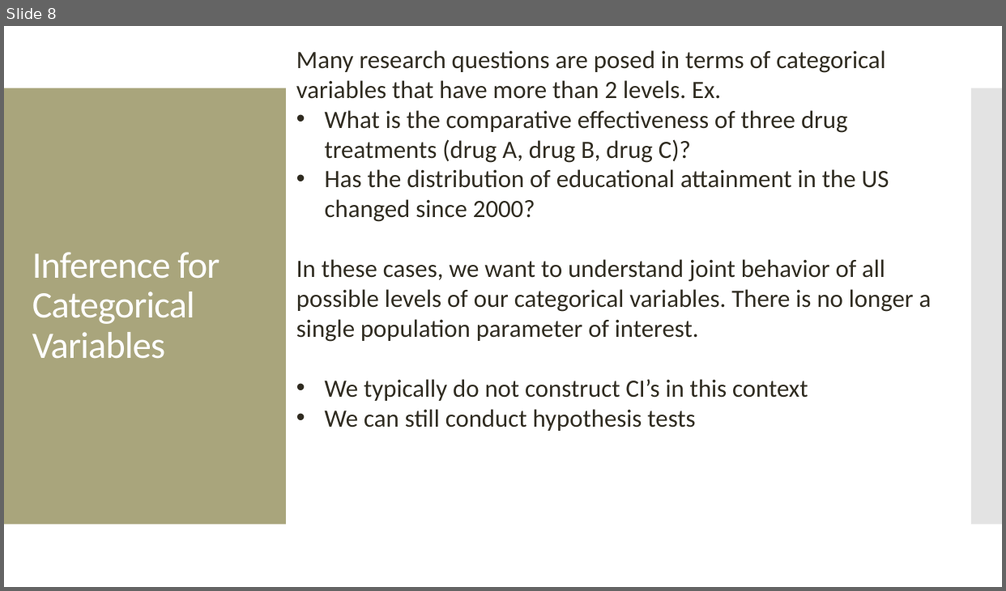
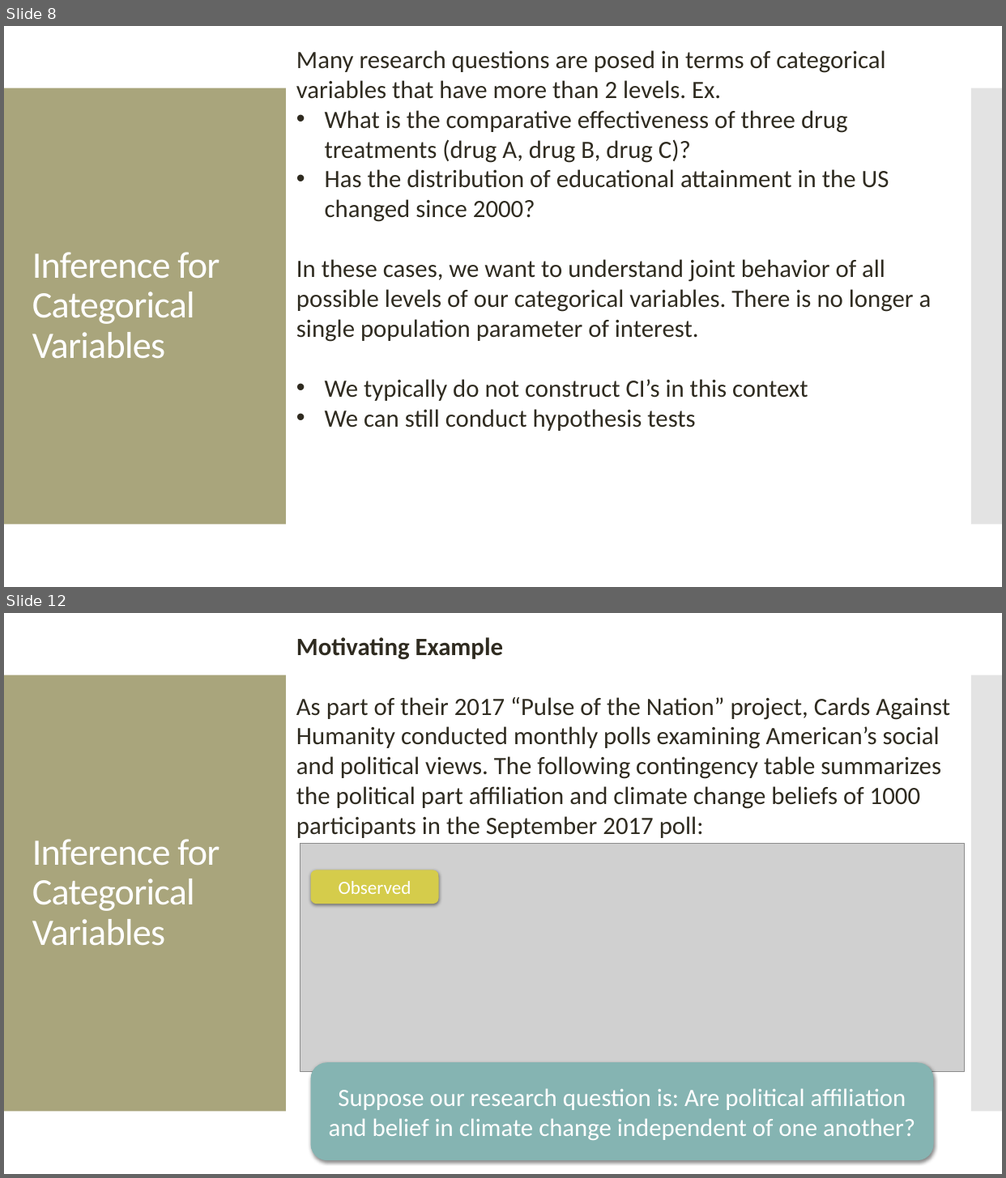
Before and after one commit to amosca01/MATH108-S24, a slide deck: slides/12-categorical-inference-pt2.pptx. Shown one above the other, each under a label of ours: slide 8 before the commit, slides 8 and 12 after it; the slides between them are not shown. The pictures are 1006x591 and 1006x1178 pixels, drawn with LibreOffice and Linux fonts; fonts in the diff are those of the drawing; grey boxes stand for pictures. Boxes give left, top, right and bottom in pixels: in the first picture for what was removed or moved away, otherwise in the second. Text is boxed around its words. In the diff, an @@ line names an element or a change of style, - is before the commit and + after.

```diff
--- a/slides/12-categorical-inference-pt2.pptx
+++ b/slides/12-categorical-inference-pt2.pptx
@@ slide 12 added at [4, 613, 1002, 1174], background #FFFFFF; not listed: 2 template elements that a slide beside it also shows @@
@@ text added at [296, 637, 950, 838], 24 pt, text #2F2B20 @@
+Motivating Example
+As part of their 2017 “Pulse of the Nation” project, Cards Against Humanity conducted monthly polls examining American’s social and political views. The following contingency table summarizes the political part affiliation and climate change beliefs of 1000 participants in the September 2017 poll:
@@ title added at [32, 839, 219, 946], 36 pt, text #FFFFFF @@
+Inference for Categorical Variables
@@ picture added at [300, 844, 965, 1072] @@
@@ rounded rectangle added at [311, 871, 439, 905], fill #D6CC4B, 18 pt, text #FFFFFF @@
+Observed
@@ rounded rectangle added at [311, 1063, 934, 1161], fill #86B4B3, 24 pt, text #FFFFFF @@
+Suppose our research question is: Are political affiliation and belief in climate change independent of one another?
```
Also in this commit, not shown: 1 slide changed, 16 other slides added, 8 other files.
